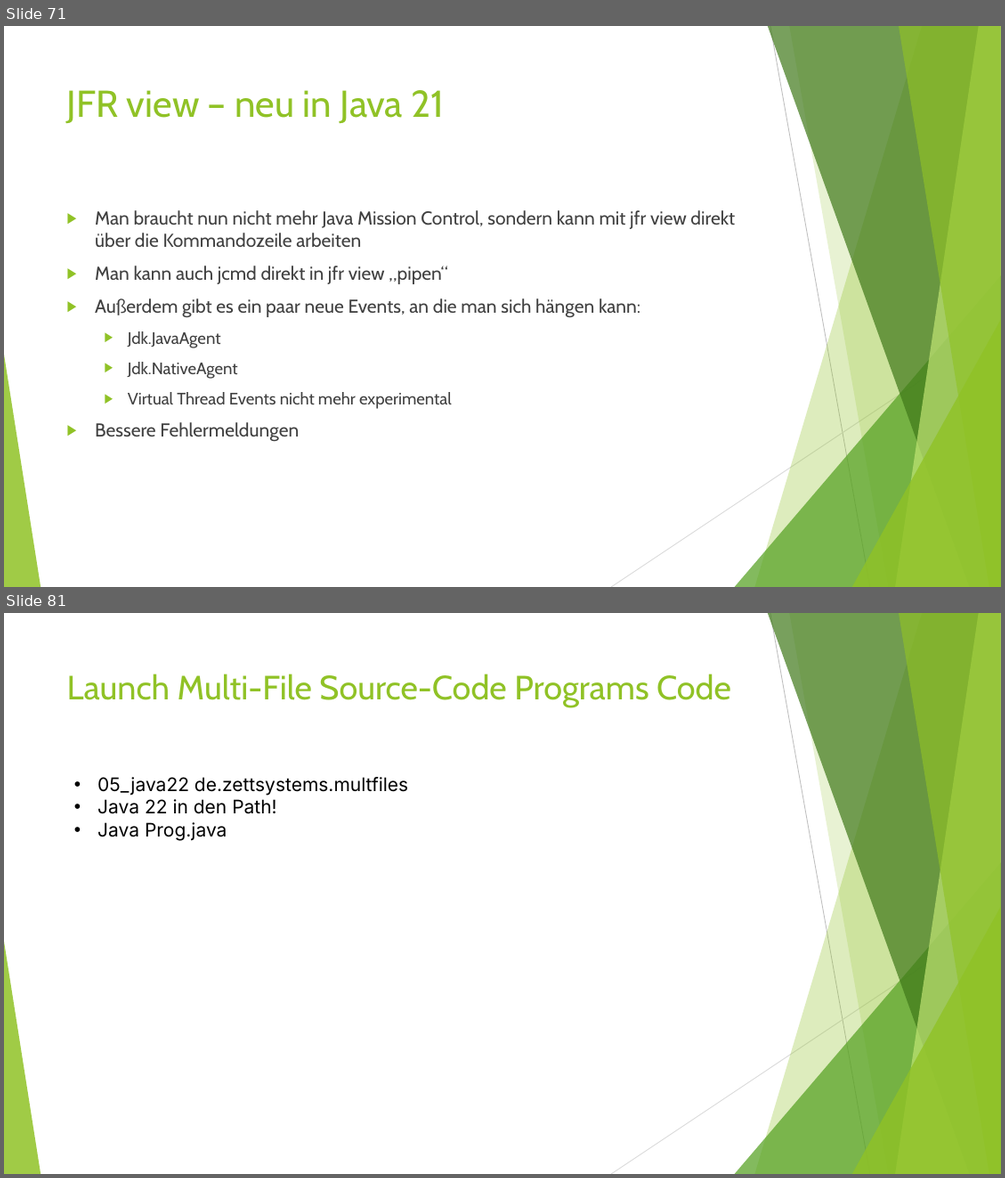
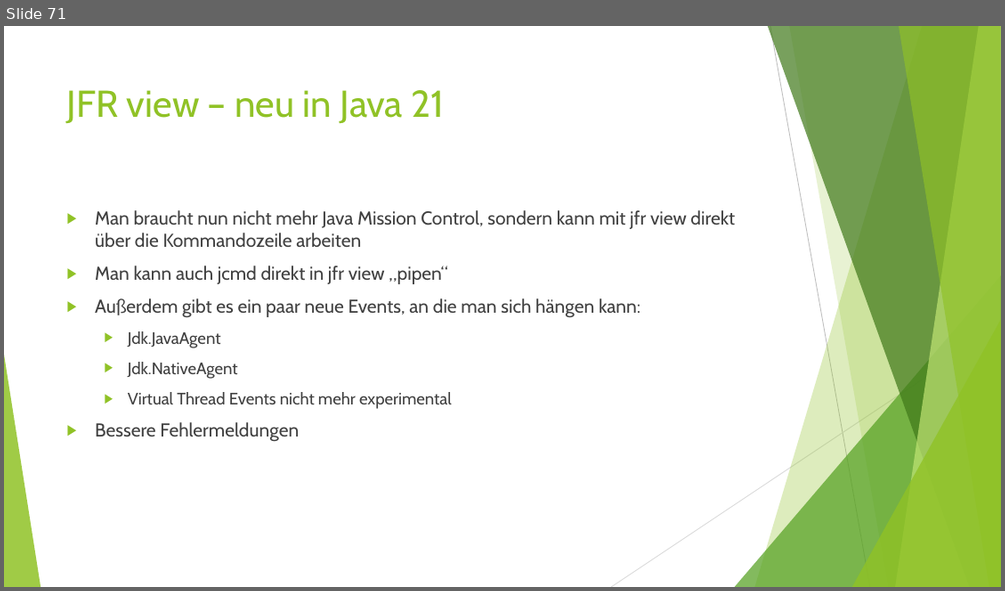
Before and after one commit to MichaelZett/20250210_java_12_17, a slide deck: Neuerungen_Java_12_17.pptx. Shown one above the other, each under a label of ours: slides 71 and 81 before the commit, slide 71 after it; the slides between them are not shown. The pictures are 1005x1178 and 1005x591 pixels, drawn with LibreOffice and Linux fonts; fonts in the diff are those of the drawing. Boxes give left, top, right and bottom in pixels: in the first picture for what was removed or moved away, otherwise in the second. Text is boxed around its words. In the diff, an @@ line names an element or a change of style, - is before the commit and + after.

```diff
--- a/Neuerungen_Java_12_17.pptx
+++ b/Neuerungen_Java_12_17.pptx
@@ slide 81 removed at <box>4,613,1001,1174</box>, background #FFFFFF; not listed: 10 template elements that a slide beside it also shows @@
@@ title removed at <box>67,674,731,708</box> @@
-Launch Multi-File Source-Code Programs Code
@@ text removed at <box>97,777,408,841</box> @@
-• 05_java22 de.zettsystems.multfiles
-• Java 22 in den Path!
-• Java Prog.java
```
Also in this commit, not shown: 20 slides changed, 27 other slides removed, 7 other files.
